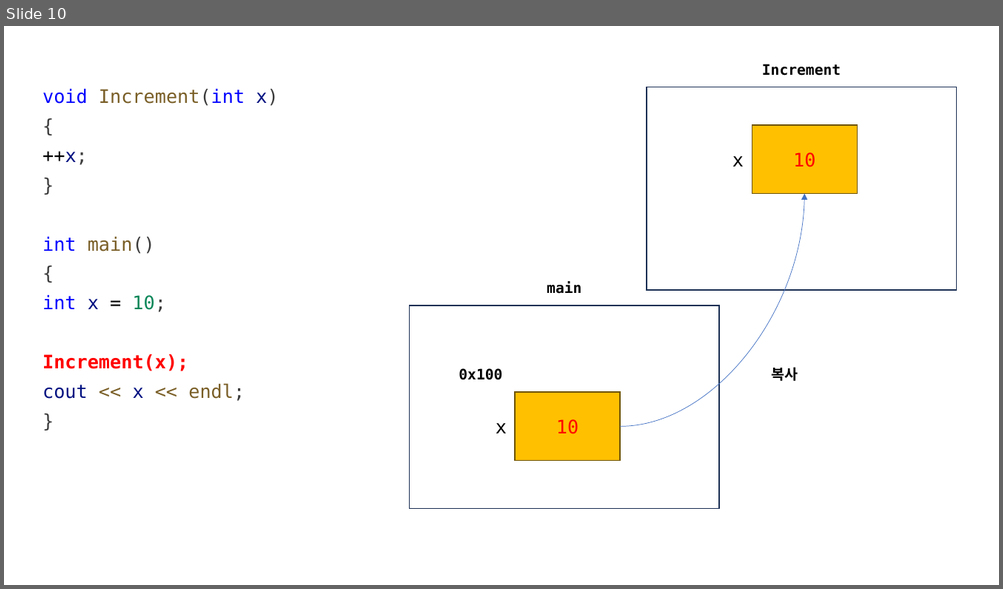
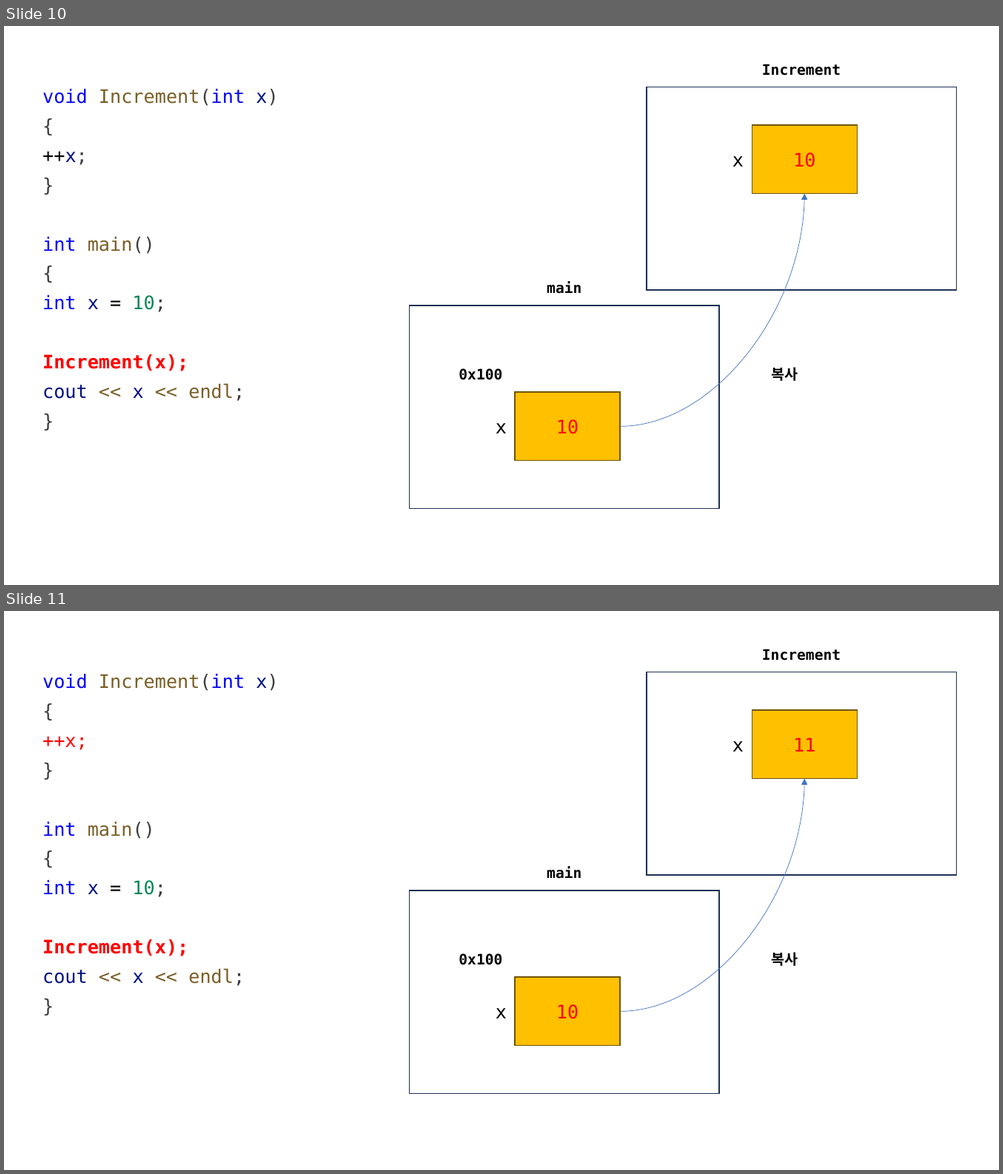
Before and after one commit to yoondev-classroom/cpp_250512, a slide deck: cpp_250512.pptx. Shown one above the other, each under a label of ours: slide 10 before the commit, slides 10 and 11 after it. The pictures are 1003x589 and 1003x1174 pixels, drawn with LibreOffice and Linux fonts; fonts in the diff are those of the drawing. Boxes give left, top, right and bottom in pixels: in the first picture for what was removed or moved away, otherwise in the second. Text is boxed around its words. In the diff, an @@ line names an element or a change of style, - is before the commit and + after.

```diff
--- a/cpp_250512.pptx
+++ b/cpp_250512.pptx
@@ slide 11 added at <box>4,611,999,1170</box>, background #FFFFFF @@
@@ text added at <box>762,649,840,661</box>, 14 pt, text #000000, bold @@
+Increment
@@ text added at <box>42,674,278,986</box>, 18 pt, text #795E26 @@
+void Increment(int x)
+{
+++x;
+}
+int main()
+{
+int x = 10;
+Increment(x);
+cout << x << endl;
+}
@@ rectangle added at <box>646,672,956,875</box>, fill #FFFFFF, outline #1E3256 1 pt, 18 pt, text #FFFFFF @@
+0x16ce92c2c
@@ rectangle added at <box>751,710,856,779</box>, fill #FFC000, outline #705400 1 pt, 18 pt, text #FF0000 @@
+11
@@ text added at <box>732,741,743,752</box>, 18 pt, text #000000 @@
+x
@@ curved arrow added from (620, 1011) to (805, 779), #4472C4 0.5 pt @@
@@ text added at <box>546,866,581,879</box>, 14 pt, text #000000, bold @@
+main
@@ rectangle added at <box>409,891,719,1093</box>, fill #FFFFFF, outline #1E3256 1 pt, 18 pt, text #FFFFFF @@
+0x16ce92c2c
@@ text added at <box>458,954,502,965</box>, 14 pt, text #000000, bold @@
+0x100
@@ text added at <box>771,952,797,966</box>, 14 pt, text #000000, bold @@
+복사
@@ rectangle added at <box>515,977,620,1046</box>, fill #FFC000, outline #705400 1 pt, 18 pt, text #FF0000 @@
+10
@@ text added at <box>495,1008,506,1019</box>, 18 pt, text #000000 @@
+x
```
Also in this commit, not shown: 1 other slide added, 1 other file.
